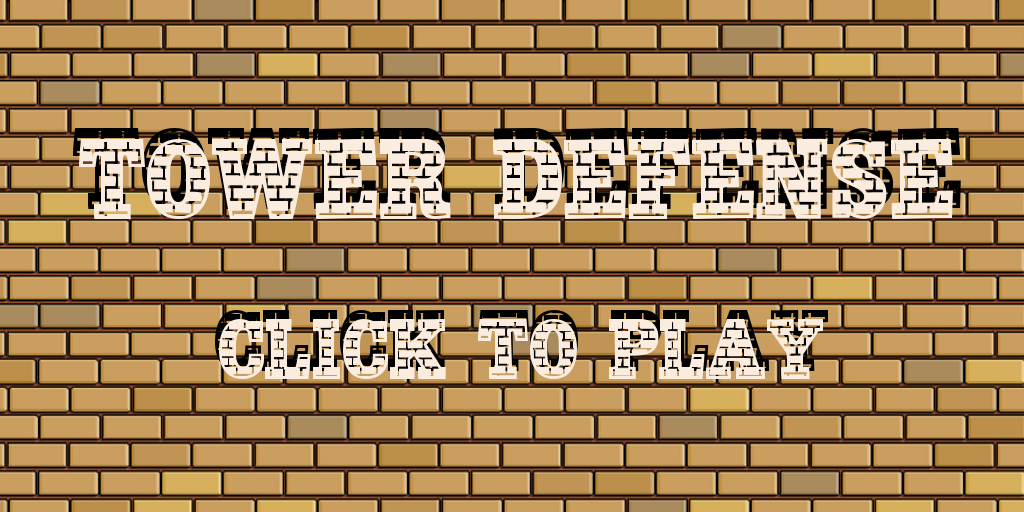
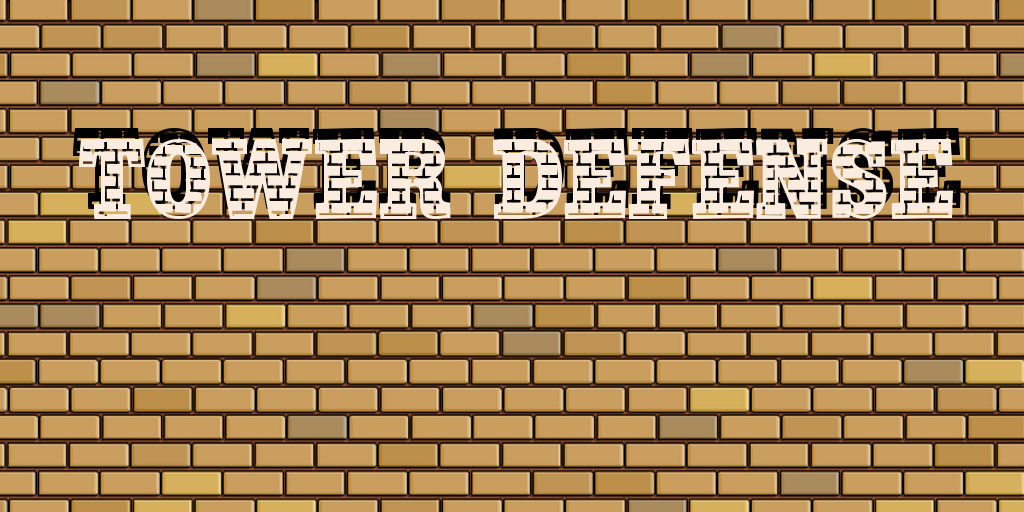
Layered file, before and after one edit (1024 × 512). Changes by layer:
removed layer "text #1" over (219, 319, 823, 379)
removed layer "shadow #1" over (215, 310, 828, 371)
